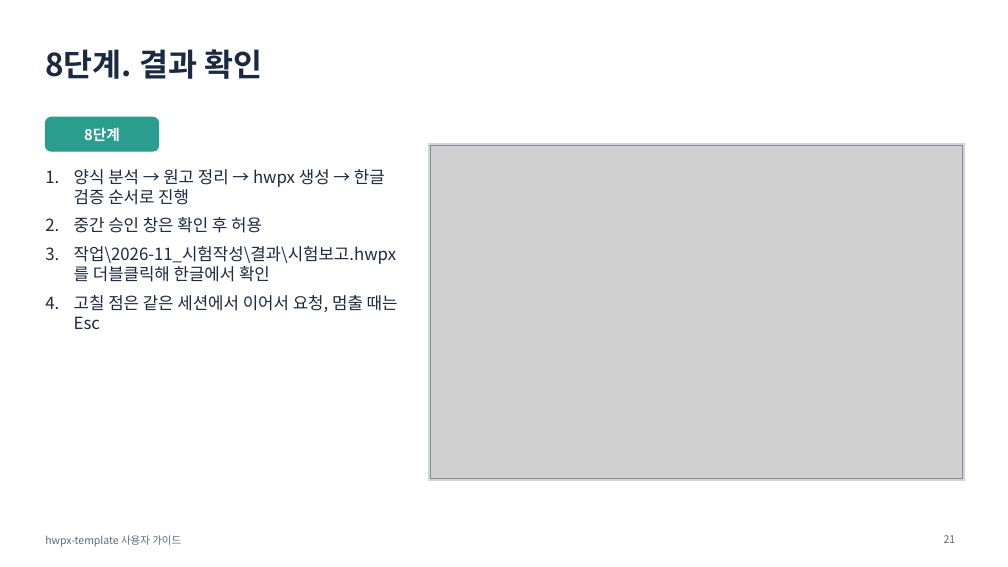
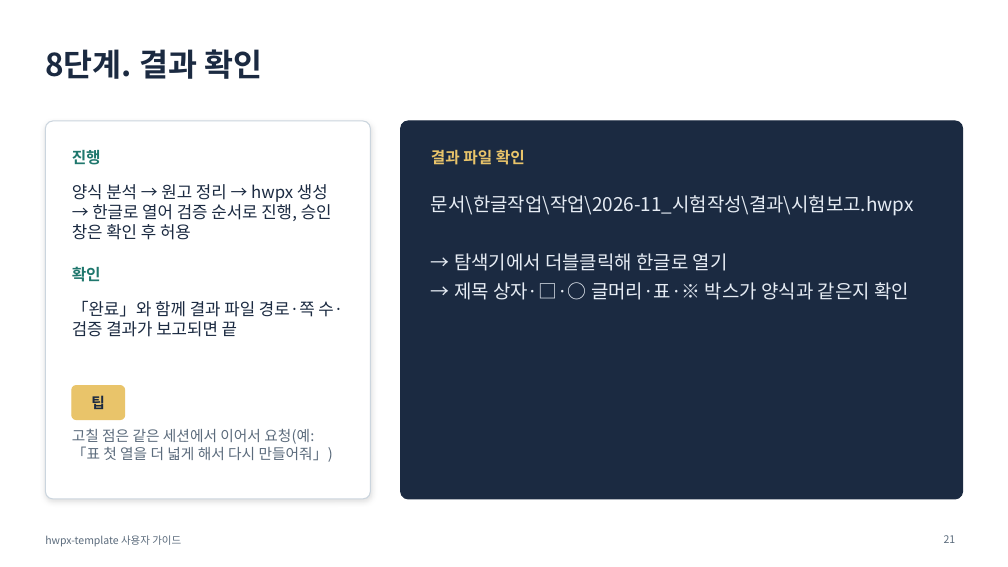
Before and after one commit to emilyJ7/hwpx-template-public, a slide deck: slide 21 of docs/사용자가이드.pptx. Drawn at 1008x567 pixels with LibreOffice and Linux fonts; fonts in the diff are those of the drawing; grey boxes stand for pictures. Boxes give left, top, right and bottom in pixels: in the first picture for what was removed or moved away, otherwise in the second. Text is boxed around its words. In the diff, an @@ line names an element or a change of style, - is before the commit and + after.

```diff
--- a/docs/사용자가이드.pptx
+++ b/docs/사용자가이드.pptx
@@ rounded rectangle resized from (x1=45, y1=117, x2=159, y2=151) to (x1=45, y1=121, x2=371, y2=499) @@
@@ rounded rectangle at (x1=45, y1=121, x2=371, y2=499): fill #2A9D8F to #FFFFFF; outline #2A9D8F 1 pt to #CBD5DE 1 pt; shadow on; proportions changed @@
@@ text removed at (x1=84, y1=127, x2=120, y2=142) @@
-8단계
@@ rounded rectangle added at (x1=401, y1=121, x2=963, y2=499), fill #1B2A41, outline #1B2A41 1 pt @@
@@ rectangle removed at (x1=429, y1=144, x2=965, y2=481) @@
@@ picture removed at (x1=431, y1=146, x2=963, y2=479) @@
@@ text added at (x1=431, y1=149, x2=525, y2=165), 15 pt, text #E9C46A, bold @@
+결과 파일 확인
@@ text added at (x1=72, y1=150, x2=101, y2=165), 15 pt, text #1F776D, bold @@
+진행
@@ text at (x1=72, y1=184, x2=332, y2=240): text changed @@
-1. 양식 분석 → 원고 정리 → hwpx 생성 → 한글 검증 순서로 진행
-2. 중간 승인 창은 확인 후 허용
-3. 작업\2026-11_시험작성\결과\시험보고.hwpx를 더블클릭해 한글에서 확인
-4. 고칠 점은 같은 세션에서 이어서 요청, 멈출 때는 Esc
+양식 분석 → 원고 정리 → hwpx 생성 → 한글로 열어 검증 순서로 진행, 승인 창은 확인 후 허용
@@ text added at (x1=431, y1=195, x2=914, y2=300), 18 pt, text #E6ECF4 @@
+문서\한글작업\작업\2026-11_시험작성\결과\시험보고.hwpx
+→ 탐색기에서 더블클릭해 한글로 열기
+→ 제목 상자·□·○ 글머리·표·※ 박스가 양식과 같은지 확인
@@ text added at (x1=72, y1=266, x2=101, y2=282), 15 pt, text #1F776D, bold @@
+확인
@@ text added at (x1=72, y1=300, x2=343, y2=337), 16 pt, text #1B2A41 @@
+「완료」와 함께 결과 파일 경로·쪽 수·검증 결과가 보고되면 끝
@@ rounded rectangle added at (x1=72, y1=386, x2=125, y2=420), fill #E9C46A, outline #E9C46A 1 pt @@
@@ text added at (x1=91, y1=395, x2=105, y2=409), 14 pt, text #1B2A41, bold @@
+팁
@@ text added at (x1=72, y1=429, x2=333, y2=462), 14 pt, text #5B6B7C @@
+고칠 점은 같은 세션에서 이어서 요청(예: 「표 첫 열을 더 넓게 해서 다시 만들어줘」)
```
Also in this commit, not shown: 4 other slides changed, 10 other files.
